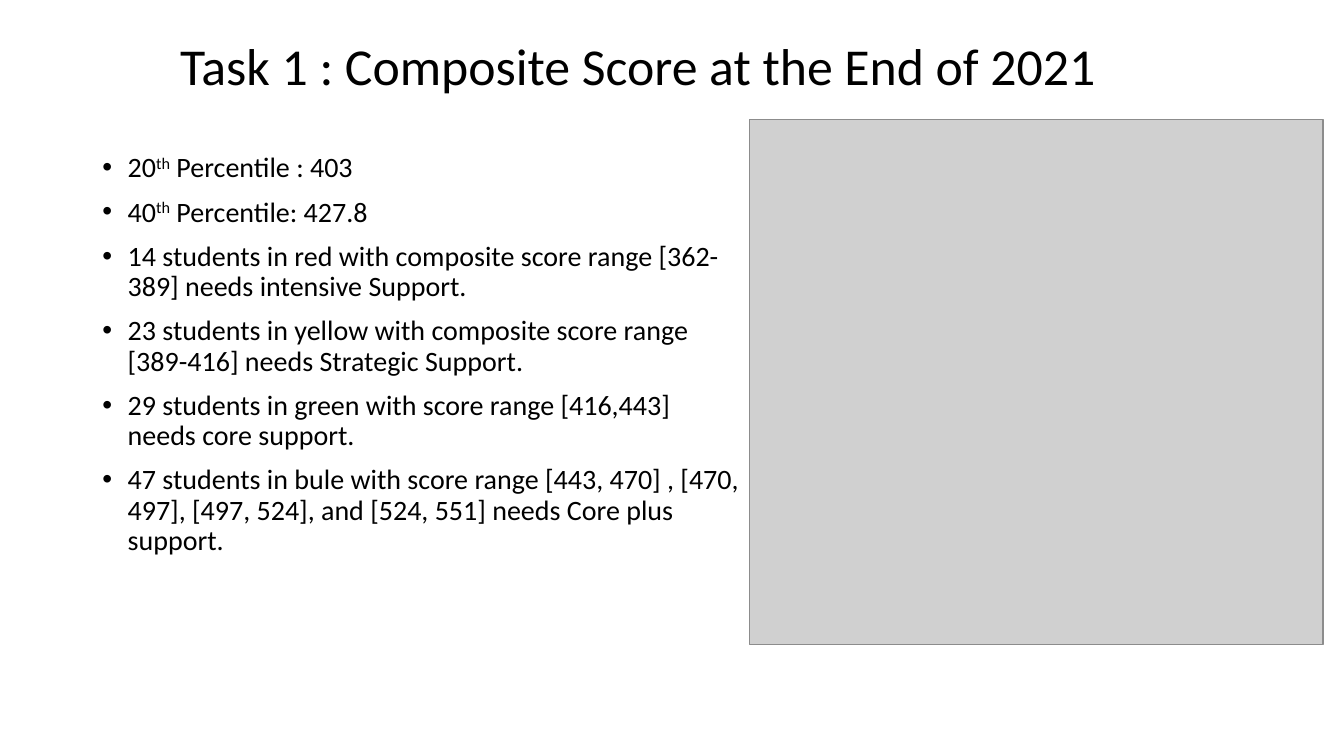
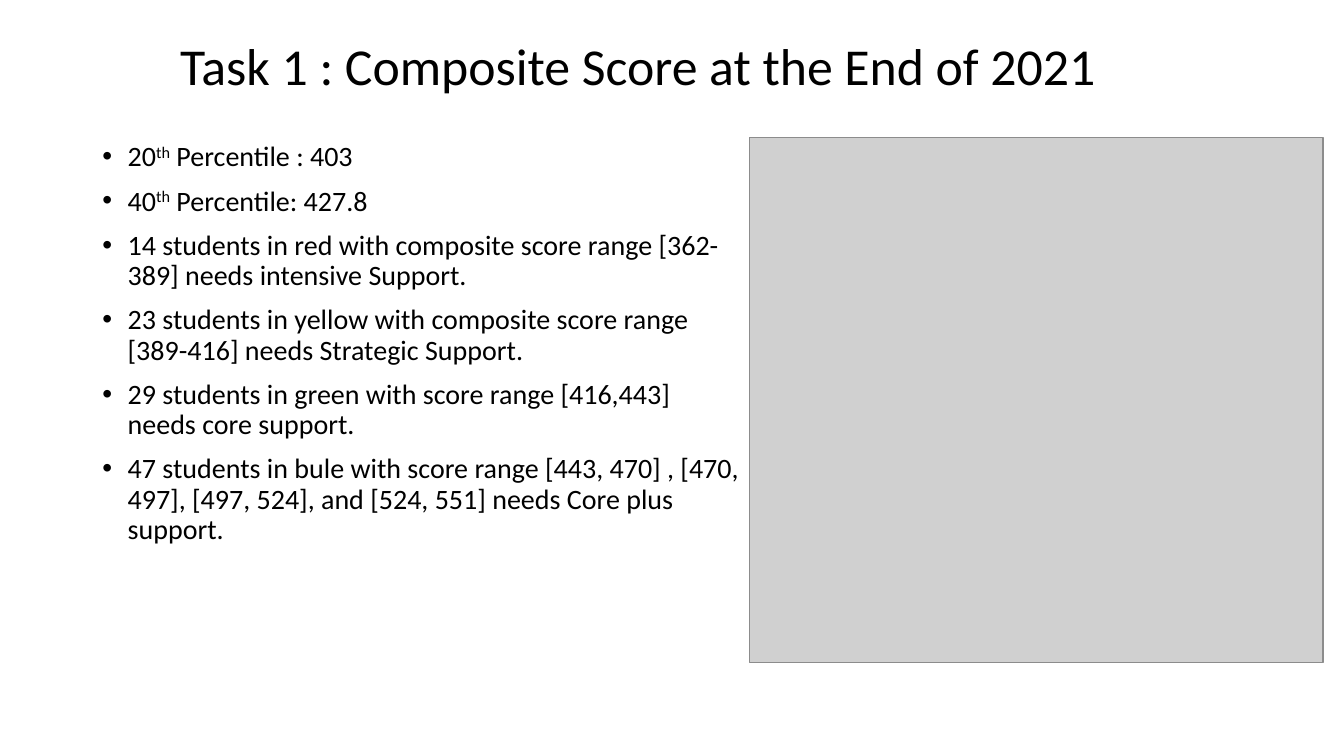
Before and after one commit to sirjanabhatta06/Southbridge-Public-Schools-Tasks, a slide deck: slide 4 of SirjanaBhatta-SouthbridgePublicSchools.pptx (slide 3 before the commit). Drawn at 1344x756 pixels with LibreOffice and Linux fonts; fonts in the diff are those of the drawing; grey boxes stand for pictures. Boxes give left, top, right and bottom in pixels: in the first picture for what was removed or moved away, otherwise in the second. Text is boxed around its words. In the diff, an @@ line names an element or a change of style, - is before the commit and + after.

Commit message:
Task 1 Complete and Starting Task 2

```diff
--- a/SirjanaBhatta-SouthbridgePublicSchools.pptx
+++ b/SirjanaBhatta-SouthbridgePublicSchools.pptx
@@ text "20th Percentile : 403" moved from (x1=128, y1=157, x2=738, y2=555) to (x1=128, y1=146, x2=738, y2=544) @@
@@ picture moved from (x1=750, y1=120, x2=1324, y2=645) to (x1=750, y1=137, x2=1324, y2=662) @@
```
Also in this commit, not shown: 2 other slides changed, 6 slides added, 1 other file.
